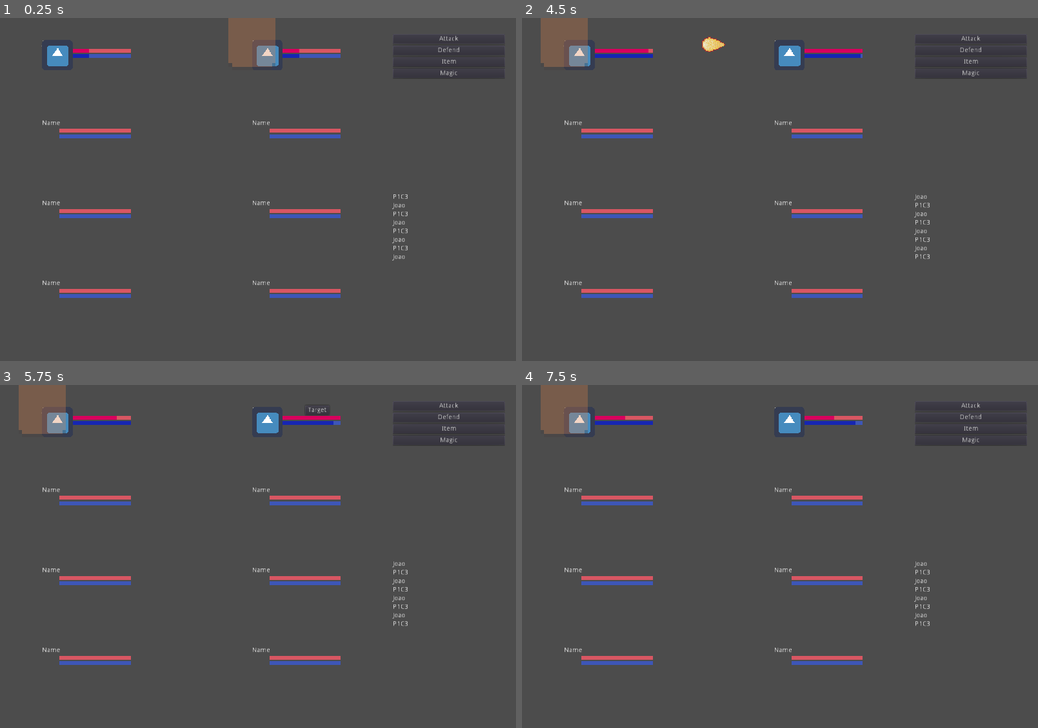
Above: before the commit, frames 1-4 (two rows, left to right).
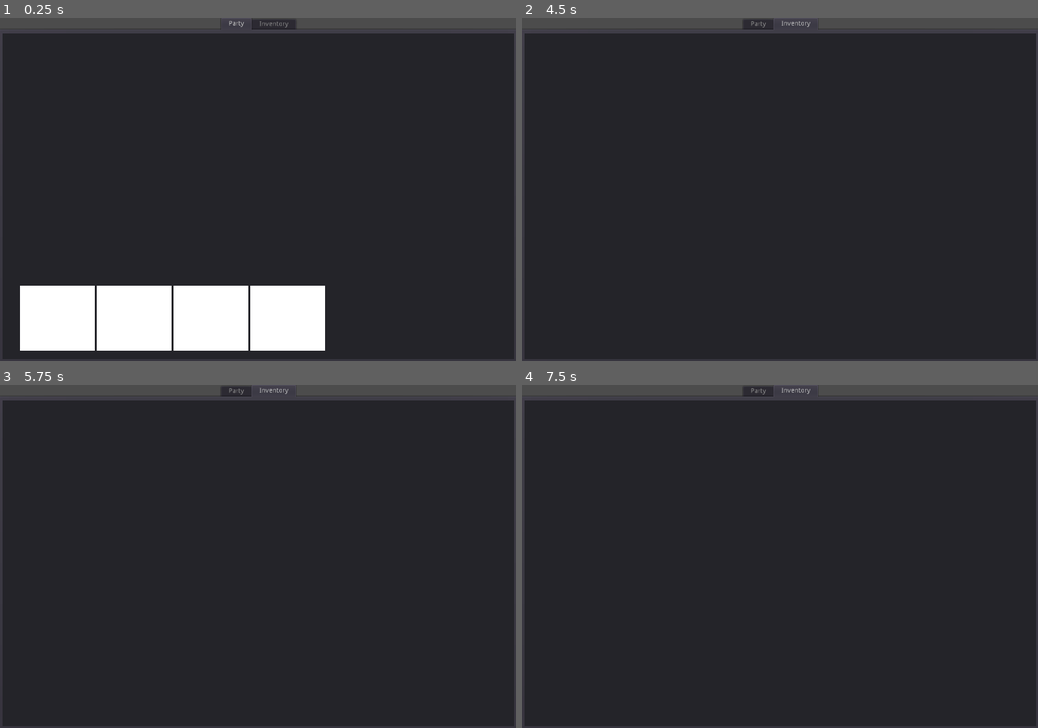
Above: after the commit, the same moments.

Repository: SiTOTG/Magic-Wars
Game: Godot game, scene res://World/Battle/PreBattle.tscn
Same seed, same stepped clock (60 frames per second), same inputs: the game is played once before the commit and once after it. Before the commit the project starts from res://Main.tscn. The engine's default icon, where the game draws it, is replaced by a stand-in: a white triangle on a blue panel in a dark square.
Inputs (mouse positions are in pixels of both pictures, inside the frame that each line leads up to):
- Up to frame 1 (0.25 s): no input
- Up to frame 2 (4.5 s): click (970, 38) at 0.5 s, where only the run before the commit has a clickable "Attack"; click (970, 48) at 1.25 s, where only the run before the commit has a clickable "Defend"; click (970, 62) at 2 s, where only the run before the commit has a clickable "Item"; click (970, 72) at 2.75 s, where only the run before the commit has a clickable "Magic"; click (970, 38) at 3.5 s, where only the run before the commit has a clickable "Fireball"; click (780, 28) at 4.25 s, where only the run before the commit has a clickable "Confirm Attack All"
- Up to frame 3 (5.75 s): tap Enter at 5 s; move the mouse to (371, 539) at 5.02 s; hold Right (Right) from 5.03 s (still down); tap A (Attack) at 5.1 s; click (371, 539) at 5.17 s
- Up to frame 4 (7.5 s): release Right (Right) at 5.75 s; click (836, 409) at 5.75 s, where only the run before the commit has a clickable "Target"; tap Space (Accept) at 6.5, 6.6 s; move the mouse to (676, 573) at 6.52 s; hold Down (Down) 6.53-7.25 s; tap A (Attack) at 6.8 s; click (630, 409) at 7.25 s, where only the run before the commit has a clickable "Target"

The runs differ from the first frame. In frame 1, 94% of the frame differs, in the area x 0-100%, y 0-100%; in frame 2, 94%; in frame 3, 94%; in frame 4, 94%.

Commit message:
Create wireframe for pre battle screen with party

Diff:
--- a/Player/P1.tres
+++ b/Player/P1.tres
@@ -21,3 +21,4 @@
 characters = [ ExtResource( 2 ) ]
 item_slots = [ SubResource( 1 ), SubResource( 2 ) ]
 player_group = "P1 Characters"
+buy_points = 50
--- a/Player/P2.tres
+++ b/Player/P2.tres
@@ -15,3 +15,4 @@
 characters = [ ExtResource( 2 ) ]
 item_slots = [ SubResource( 1 ) ]
 player_group = "P2 Characters"
+buy_points = 50
--- a/Player/Player.gd
+++ b/Player/Player.gd
@@ -4,3 +4,4 @@
 export (Array, Resource) var characters = []
 export (Array, Resource) var item_slots = []
 export (String, "P1 Characters", "P2 Characters") var player_group = "P1 Characters"
+export (int, 20, 100) var buy_points = 50
--- a/Main.tscn
+++ b/World/Battle/Battle.tscn
@@ -1,21 +1,21 @@
 [gd_scene load_steps=10 format=2]
 
-[ext_resource path="res://Main.gd" type="Script" id=2]
+[ext_resource path="res://Player/P1.tres" type="Resource" id=1]
+[ext_resource path="res://Character/CharacterSlot.tscn" type="PackedScene" id=2]
 [ext_resource path="res://World/TurnOrder/TurnOrder.tscn" type="PackedScene" id=3]
-[ext_resource path="res://Actions/ActionList.tscn" type="PackedScene" id=6]
-[ext_resource path="res://Actions/DummyAttack.tres" type="Resource" id=7]
-[ext_resource path="res://Actions/DummyDefend.tres" type="Resource" id=8]
-[ext_resource path="res://Actions/ItemAction/ItemAction.tres" type="Resource" id=9]
-[ext_resource path="res://Character/CharacterSlot.tscn" type="PackedScene" id=11]
-[ext_resource path="res://Player/P1.tres" type="Resource" id=12]
-[ext_resource path="res://Player/P2.tres" type="Resource" id=13]
+[ext_resource path="res://Actions/ActionList.tscn" type="PackedScene" id=4]
+[ext_resource path="res://World/Battle/Battle.gd" type="Script" id=5]
+[ext_resource path="res://Actions/ItemAction/ItemAction.tres" type="Resource" id=6]
+[ext_resource path="res://Actions/DummyDefend.tres" type="Resource" id=7]
+[ext_resource path="res://Player/P2.tres" type="Resource" id=8]
+[ext_resource path="res://Actions/DummyAttack.tres" type="Resource" id=9]
 
 [node name="Main" type="Control"]
 anchor_right = 1.0
 anchor_bottom = 1.0
-script = ExtResource( 2 )
-actions = [ ExtResource( 7 ), ExtResource( 8 ), ExtResource( 9 ) ]
-players = [ ExtResource( 12 ), ExtResource( 13 ) ]
+script = ExtResource( 5 )
+actions = [ ExtResource( 9 ), ExtResource( 7 ), ExtResource( 6 ) ]
+players = [ ExtResource( 1 ), ExtResource( 8 ) ]
 
 [node name="CanvasLayer" type="CanvasLayer" parent="."]
 
--- /dev/null
+++ b/World/Battle/PreBattle.gd
@@ -0,0 +1,10 @@
+extends Control
+
+var player: Player
+
+func _ready():
+	# Default, just in case it wasn't provided
+	player = preload("res://Player/P1.tres")
+
+func setup():
+	pass
--- /dev/null
+++ b/World/Battle/PreBattle.tscn
@@ -0,0 +1,106 @@
+[gd_scene load_steps=2 format=2]
+
+[ext_resource path="res://World/Battle/PreBattle.gd" type="Script" id=1]
+
+[node name="PreBattle" type="Control"]
+anchor_right = 1.0
+anchor_bottom = 1.0
+script = ExtResource( 1 )
+
+[node name="Selector" type="TabContainer" parent="."]
+anchor_right = 1.0
+anchor_bottom = 1.0
+
+[node name="Party" type="Panel" parent="Selector"]
+anchor_right = 1.0
+anchor_bottom = 1.0
+margin_left = 4.0
+margin_top = 32.0
+margin_right = -4.0
+margin_bottom = -4.0
+
+[node name="CharacterSelector" type="MarginContainer" parent="Selector/Party"]
+anchor_left = 1.0
+anchor_top = 0.5
+anchor_right = 1.0
+anchor_bottom = 0.5
+margin_left = -1036.0
+margin_top = -302.0
+margin_right = -13.0
+margin_bottom = 167.0
+
+[node name="ReferenceRect" type="ReferenceRect" parent="Selector/Party/CharacterSelector"]
+margin_right = 1023.0
+margin_bottom = 469.0
+
+[node name="FullScreenPreview" type="Panel" parent="Selector/Party"]
+visible = false
+anchor_right = 1.0
+anchor_bottom = 1.0
+
+[node name="HBoxContainer" type="HBoxContainer" parent="Selector/Party"]
+anchor_top = 1.0
+anchor_bottom = 1.0
+margin_left = 36.0
+margin_top = -154.0
+margin_right = 676.0
+margin_bottom = -18.0
+
+[node name="Panel" type="Panel" parent="Selector/Party/HBoxContainer"]
+margin_right = 157.0
+margin_bottom = 136.0
+size_flags_horizontal = 3
+
+[node name="ColorRect" type="ColorRect" parent="Selector/Party/HBoxContainer/Panel"]
+anchor_right = 1.0
+anchor_bottom = 1.0
+
+[node name="Panel2" type="Panel" parent="Selector/Party/HBoxContainer"]
+margin_left = 161.0
+margin_right = 318.0
+margin_bottom = 136.0
+size_flags_horizontal = 3
+
+[node name="ColorRect" type="ColorRect" parent="Selector/Party/HBoxContainer/Panel2"]
+anchor_right = 1.0
+anchor_bottom = 1.0
+
+[node name="Panel3" type="Panel" parent="Selector/Party/HBoxContainer"]
+margin_left = 322.0
+margin_right = 479.0
+margin_bottom = 136.0
+size_flags_horizontal = 3
+
+[node name="ColorRect" type="ColorRect" parent="Selector/Party/HBoxContainer/Panel3"]
+anchor_right = 1.0
+anchor_bottom = 1.0
+
+[node name="Panel4" type="Panel" parent="Selector/Party/HBoxContainer"]
+margin_left = 483.0
+margin_right = 640.0
+margin_bottom = 136.0
+size_flags_horizontal = 3
+
+[node name="ColorRect" type="ColorRect" parent="Selector/Party/HBoxContainer/Panel4"]
+anchor_right = 1.0
+anchor_bottom = 1.0
+
+[node name="Inventory" type="Panel" parent="Selector"]
+visible = false
+margin_right = 40.0
+margin_bottom = 40.0
+
+[node name="Overlay" type="MarginContainer" parent="."]
+anchor_top = 0.5
+anchor_bottom = 0.5
+margin_left = 697.0
+margin_top = 202.0
+margin_right = 1063.0
+margin_bottom = 338.0
+__meta__ = {
+"_edit_group_": true
+}
+
+[node name="ReferenceRect" type="ReferenceRect" parent="Overlay"]
+margin_right = 366.0
+margin_bottom = 136.0
--- a/World/Effects/Effect.tscn
+++ b/World/Effects/Effect.tscn
@@ -9,6 +9,6 @@
 "speed": 5.0
 } ]
 
-[node name="Node2D" type="AnimatedSprite"]
+[node name="Effect" type="AnimatedSprite"]
 frames = SubResource( 1 )
 animation = "Animate"
--- a/project.godot
+++ b/project.godot
@@ -153,7 +153,7 @@
 [application]
 
 config/name="Magic Wars"
-run/main_scene="res://Main.tscn"
+run/main_scene="res://World/Battle/PreBattle.tscn"
 config/icon="res://icon.png"
 
 [autoload]
Renamed: Main.gd -> World/Battle/Battle.gd
Not shown: 3 places in World/Battle/Battle.tscn that only renumber resources
